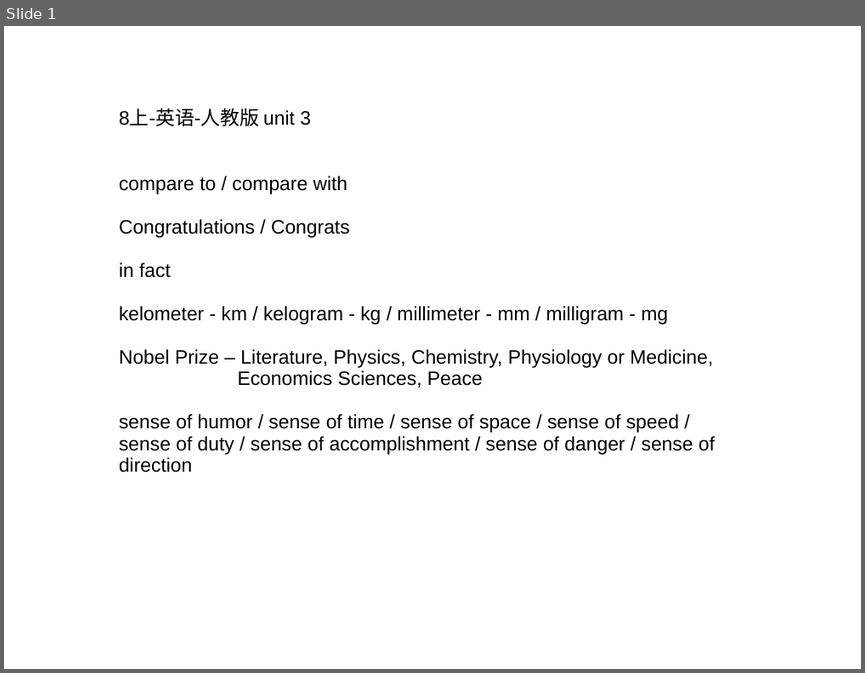
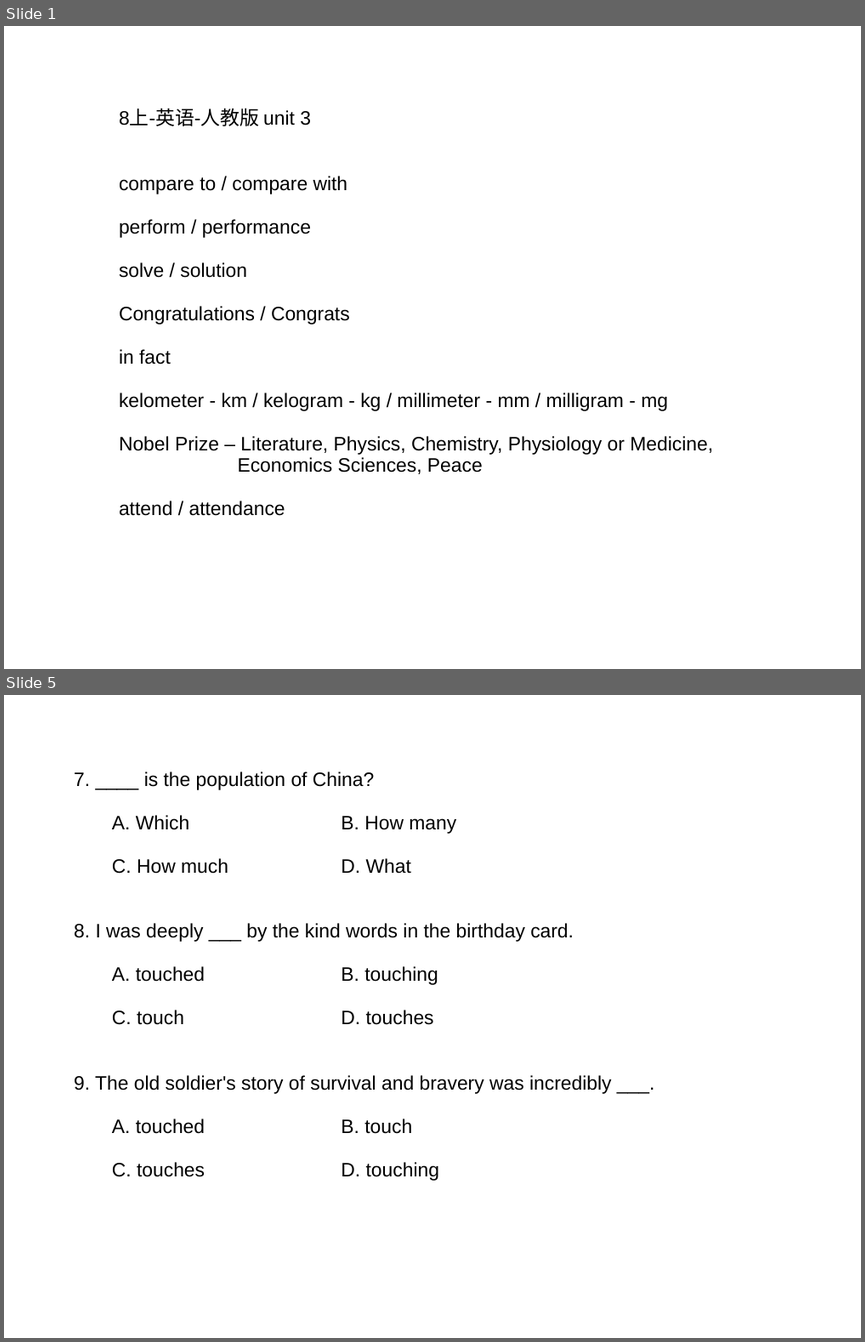
Before and after one commit to ericzhang/english-math, a slide deck: english/grade-8-上/8上英语人教版-unit-3-words.ppt. Shown one above the other, each under a label of ours: slide 1 before the commit, slides 1 and 5 after it; the slides between them are not shown. The pictures are 865x673 and 865x1342 pixels, drawn with LibreOffice and Linux fonts; fonts in the diff are those of the drawing. Boxes give left, top, right and bottom in pixels: in the first picture for what was removed or moved away, otherwise in the second. Text is boxed around its words. In the diff, an @@ line names an element or a change of style, - is before the commit and + after.

```diff
--- a/english/grade-8-上/8上英语人教版-unit-3-words.ppt
+++ b/english/grade-8-上/8上英语人教版-unit-3-words.ppt
@@ slide 5 added at (4, 695, 861, 1338), background #FFFFFF @@
@@ text added at (74, 771, 612, 1180), 18 pt, text #000000 @@
+7. ____ is the population of China?
+A. Which B. How many
+C. How much D. What
+8. I was deeply ___ by the kind words in the birthday card.
+A. touched B. touching
+C. touch D. touches
+9. The old soldier's story of survival and bravery was incredibly ___.
+A. touched B. touch
+C. touches D. touching
@@ slide 1 changed as well @@
@@ text at (119, 219, 311, 278): paragraphs added @@
+perform / performance
+solve / solution
@@ text at (119, 500, 285, 516): text changed @@
-sense of humor / sense of time / sense of space / sense of speed / sense of duty / sense of accomplishment / sense of danger / sense of direction
+attend / attendance
```
Also in this commit, not shown: 4 other slides added, 11 other files.
